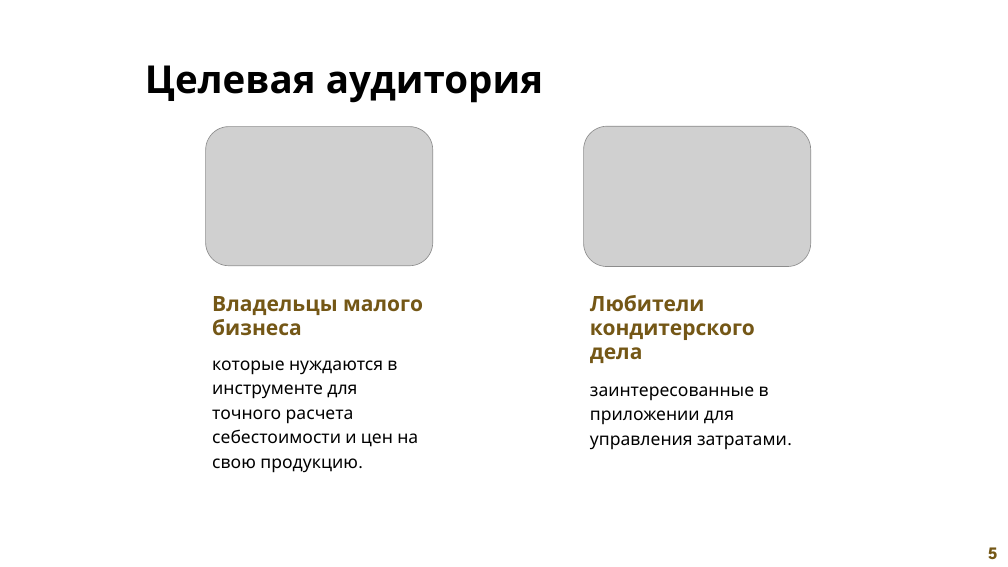
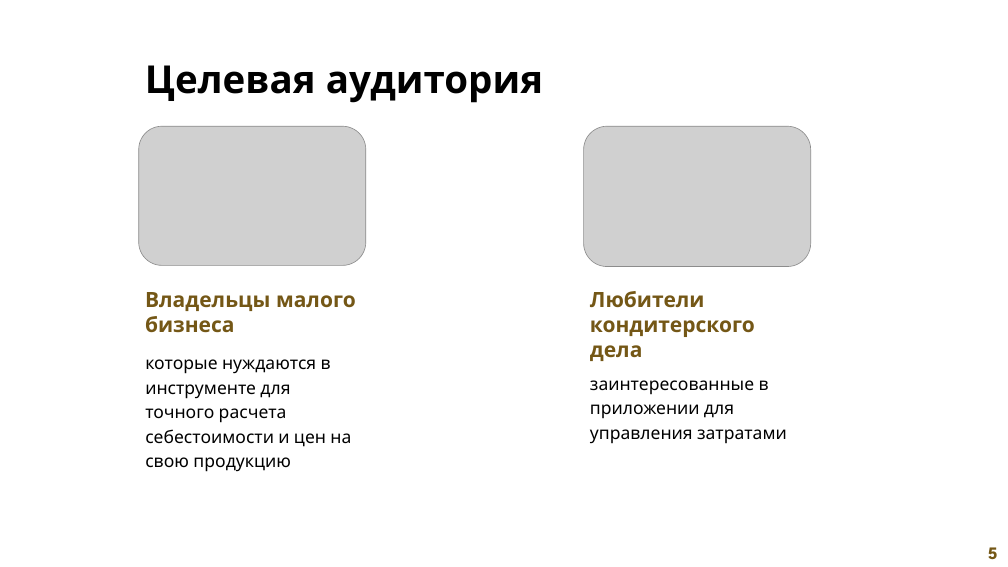
Before and after one commit to SanyaElis/ConfectioneryCostTracker, a slide deck: slide 5 of documentation/Презентация продукта.pptx. Drawn at 1008x567 pixels with LibreOffice and Linux fonts; fonts in the diff are those of the drawing; grey boxes stand for pictures. Boxes give left, top, right and bottom in pixels: in the first picture for what was removed or moved away, otherwise in the second. Text is boxed around its words. In the diff, an @@ line names an element or a change of style, - is before the commit and + after.

Commit message:
update presentation

```diff
--- a/documentation/Презентация продукта.pptx
+++ b/documentation/Презентация продукта.pptx
@@ picture: place and size @@
-picture at <box>205,127,432,266</box>
+picture at <box>139,126,365,265</box>
@@ text "Владельцы малого бизнеса" at <box>145,292,356,333</box>: line spacing 27.3pt to 1 @@
@@ text "Владельцы малого бизнеса": place and size @@
-text "Владельцы малого бизнеса" at <box>212,296,423,336</box>
+text "Владельцы малого бизнеса" at <box>145,292,356,333</box>
@@ text "Любители кондитерского дела" at <box>590,291,755,361</box>: line spacing 27.3pt to 1 @@
@@ text at <box>145,359,351,472</box>: text changed @@
-которые нуждаются в инструменте для точного расчета себестоимости и цен на свою продукцию.
+которые нуждаются в инструменте для точного расчета себестоимости и цен на свою продукцию
@@ text at <box>590,380,787,443</box>: text changed @@
-заинтересованные в приложении для управления затратами.
+заинтересованные в приложении для управления затратами
```
Also in this commit, not shown: 13 other slides changed, 1 slide removed, 1 other file.
